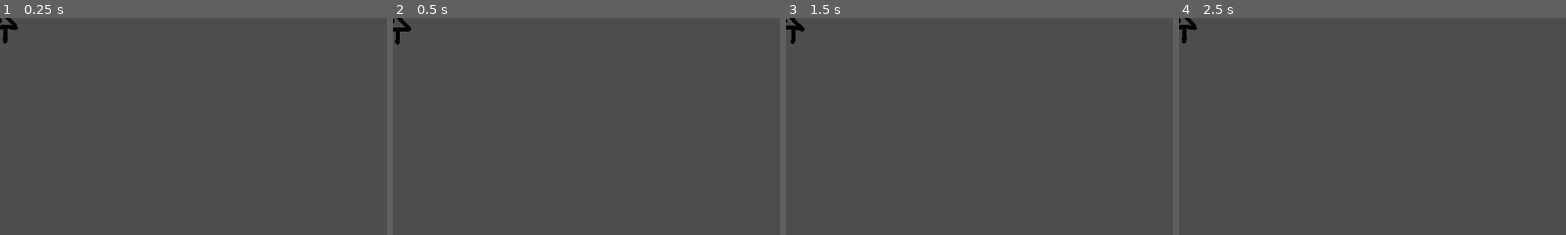
Above: before the commit, frames 1-4 (left to right).
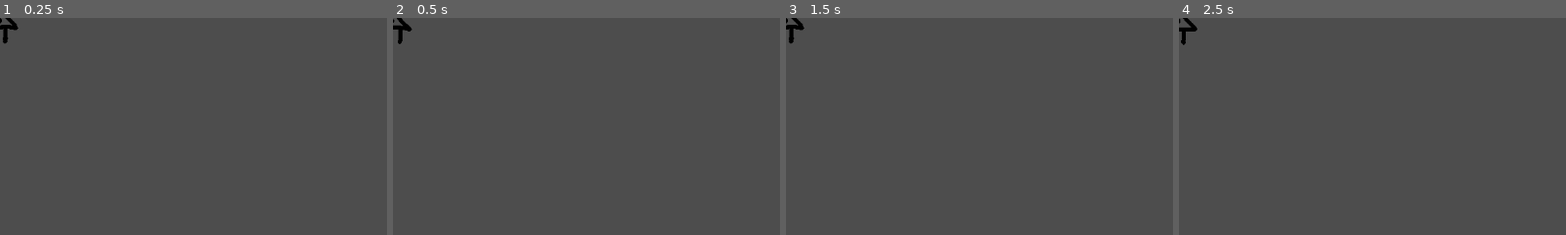
Above: after the commit, the same moments.

Repository: CamaraoLendario/Chaotic-Plants
Game: Godot game, scene res://Plants/Plinko/Plinko.tscn
Two runs of this game, one before a commit and one after it. Both use one fixed random seed, a clock stepped at 60 frames per second and the inputs below. This scene is started directly instead of the project's main scene. The engine's default icon, where the game draws it, is replaced by a stand-in: a white triangle on a blue panel in a dark square.
Inputs:
- Up to frame 1 (0.25 s): no input
- Up to frame 2 (0.5 s): no input
- Up to frame 3 (1.5 s): hold D (Right) 0.53-1.28 s; hold E (Interact) 0.53-1.28 s; hold S (Down) from 1.28 s (still down); tap E (Interact) at 1.35 s
- Up to frame 4 (2.5 s): release S (Down) at 2.03 s; hold D (Right) from 2.03 s (still down); hold E (Interact) from 2.03 s (still down)
The pictures show only the part of the screen within x 0-50%, y 0-50%; the shares and areas given below are measured in that part.

Frame 1 is identical in both runs. In frame 2, 0.2% of the frame differs, in the area x 0-6%, y 0-13%; in frame 3, 0.2%; in frame 4, 0.2%.

Commit message:
ball Drop trajectory

Diff:
--- a/Plants/Plinko/Plinko.tscn
+++ b/Plants/Plinko/Plinko.tscn
@@ -3,6 +3,7 @@
 [ext_resource type="PackedScene" uid="uid://be4ptkje88wa3" path="res://Plants/base_plant.tscn" id="1_v8jk2"]
 [ext_resource type="Texture2D" uid="uid://dyb8b67u8aaqo" path="res://Plants/Plinko/Sprites/PlaceholderPlinko.png" id="2_m7c7k"]
 [ext_resource type="Script" uid="uid://b8c32klluytyp" path="res://Plants/Plinko/plinko.gd" id="2_u4uv3"]
+[ext_resource type="Texture2D" uid="uid://chnu528uov0n" path="res://icon.svg" id="4_ngji5"]
 
 [sub_resource type="AtlasTexture" id="AtlasTexture_u4uv3"]
 atlas = ExtResource("2_m7c7k")
@@ -86,14 +87,24 @@
 "speed": 5.0
 }]
 
-[node name="BasePlant" unique_id=629364572 instance=ExtResource("1_v8jk2")]
+[node name="BasePlant" unique_id=629364572 node_paths=PackedStringArray("plinkoBallSpawnPoint", "plinkoBall") instance=ExtResource("1_v8jk2")]
 script = ExtResource("2_u4uv3")
+timeToFall = 1.0
+plinkoBallSpawnPoint = NodePath("Plinko Spawn Point")
+plinkoBall = NodePath("Sprite2D")
 isByStages = true
-growTime = null
-growGoal = null
 
 [node name="Sprite" parent="." index="0" unique_id=1713877530]
-sprite_frames = SubResource("SpriteFrames_gscgs")
+sprite_frames = SubResource("SpriteFrames_ngji5")
 animation = &"stage0"
 autoplay = "stage0"
-frame_progress = 0.54614234
+frame_progress = 0.093451865
+
+[node name="Sprite2D" type="Sprite2D" parent="." index="2" unique_id=1074542110]
+position = Vector2(0, -31)
+scale = Vector2(0.140625, 0.140625)
+texture = ExtResource("4_ngji5")
+
+[node name="Plinko Spawn Point" type="Marker2D" parent="." index="3" unique_id=1181432343]
+position = Vector2(0, -31)
+gizmo_extents = 18.1
--- a/Plants/Plinko/plinko.gd
+++ b/Plants/Plinko/plinko.gd
@@ -1,6 +1,39 @@
+@tool
 extends Plant
 class_name Plinko
 
+@export_tool_button("ResetBall", "ArrowRight") var resetBall: Callable = func():
+	plinkoBall.position = plinkoBallSpawnPoint.position
+@export_tool_button("NextStage", "ArrowRight") var animateNext: Callable = animateNextDropStage
+@export var timeToFall: float = 1
+@export_group("Nodes")
+@export var plinkoBallSpawnPoint: Marker2D
+@export var plinkoBall: Sprite2D
+var plinkoBallInitialPosition
+
+var isBallDropping
+
 func on_interacted(interactor: Node2D):
-	if interactor is not CharacterBody2D: ##TODO: change "CharacterBody2D" to the player class
+	if interactor is not Character:
 		return
+
+	tryDropBall()
+
+func tryDropBall() -> bool:
+	if (isBallDropping): return false
+
+	plinkoBall.position = plinkoBallSpawnPoint.position
+	return true
+
+func animateNextDropStage():
+	var tween: Tween = create_tween()
+	var initialPos = plinkoBall.position
+	var direction: int = (randi_range(0, 1) * 2) - 1
+
+	tween.tween_method(func(time):
+		animateDrop(time, initialPos, direction)
+	, 0.0, 1.0, timeToFall)
+
+func animateDrop(time: float, initialPos: Vector2, direction: int = 1):
+	plinkoBall.position.y = initialPos.y + 100 + (sin((time+0.5) * PI * (1/1.5)) * (1/(sin(0.5 * PI * (1/1.5)))) * -100)
+	plinkoBall.position.x = initialPos.x + time * 100 * direction
--- a/main_world.tscn
+++ b/main_world.tscn
@@ -62,7 +62,6 @@
 
 [node name="Sprite" parent="BasePlant" index="0" unique_id=1713877530]
 sprite_frames = SubResource("SpriteFrames_3etub")
-animation = &"stage0"
 
 [node name="CollisionShape2D" type="CollisionShape2D" parent="BasePlant/Interactable" parent_id_path=PackedInt32Array(629364572, 825575324) index="0" unique_id=1479467512]
 shape = SubResource("RectangleShape2D_3etub")
Not shown: 1 places in Plants/Plinko/Plinko.tscn that only renumber resources
